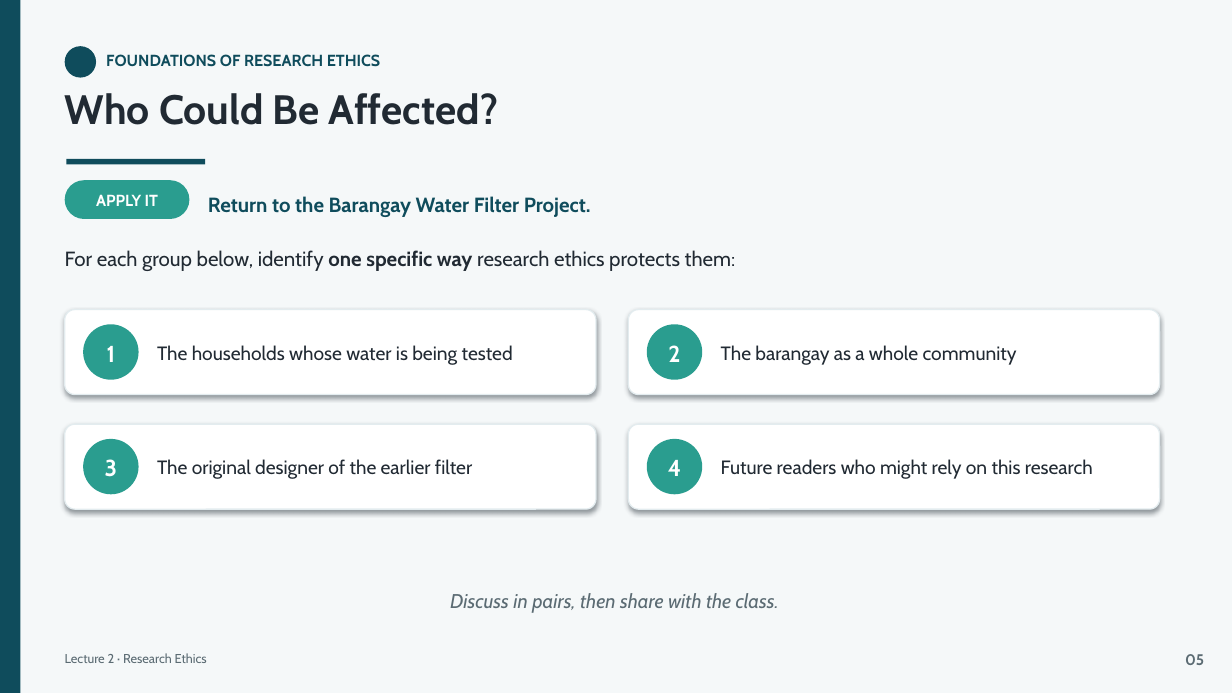
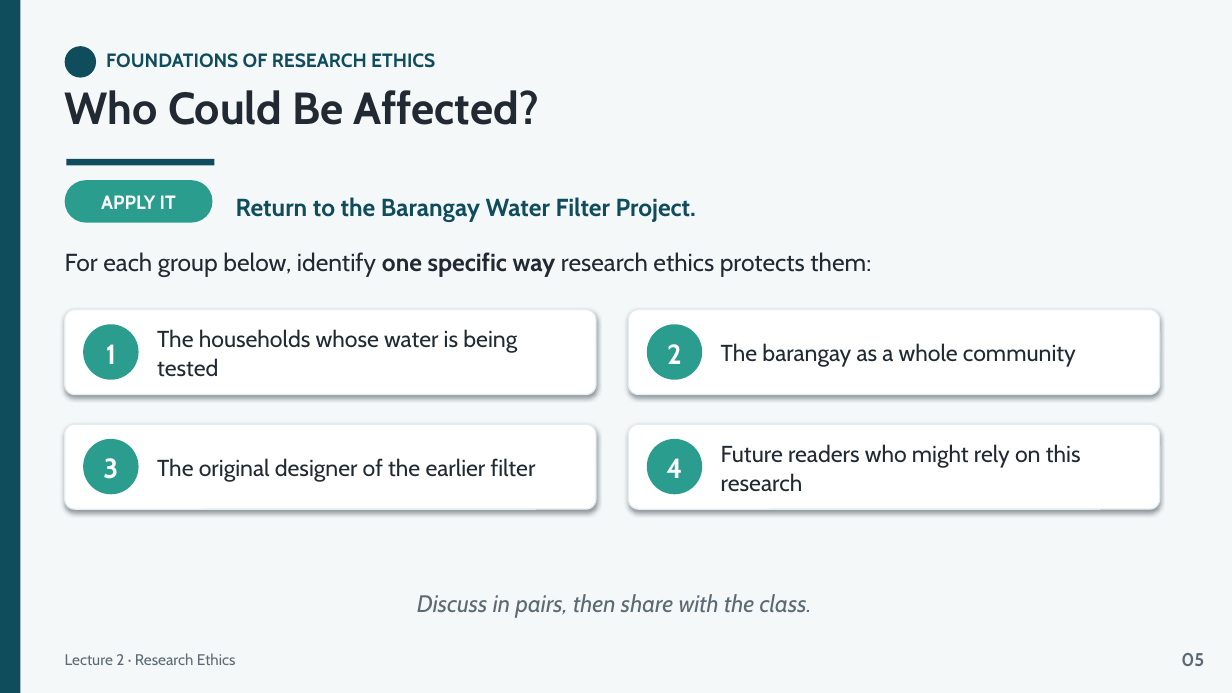
Before and after one commit to lestojas/physics, a slide deck: slide 7 of Lecture2-Research-Ethics.pptx. Drawn at 1232x693 pixels with LibreOffice and Linux fonts; fonts in the diff are those of the drawing. Boxes give left, top, right and bottom in pixels: in the first picture for what was removed or moved away, otherwise in the second. Text is boxed around its words. In the diff, an @@ line names an element or a change of style, - is before the commit and + after.

```diff
--- a/Lecture2-Research-Ethics.pptx
+++ b/Lecture2-Research-Ethics.pptx
@@ text "FOUNDATIONS OF RESEARCH ETHICS" at <box>106,53,435,68</box>: size 12.5 to 15 pt @@
@@ text "Who Could Be Affected?" at <box>65,90,539,125</box>: size 32 to 35 pt @@
@@ rectangle: place and size @@
-rectangle at <box>67,159,205,165</box>
+rectangle at <box>67,159,214,165</box>
@@ rounded rectangle "APPLY IT" at <box>65,180,213,223</box>: size 12.5 to 15 pt @@
@@ rounded rectangle "APPLY IT": place and size @@
-rounded rectangle "APPLY IT" at <box>65,180,189,219</box>
+rounded rectangle "APPLY IT" at <box>65,180,213,223</box>
@@ text "Return to the Barangay Water ..." at <box>236,197,696,222</box>: size 16 to 19.2 pt @@
@@ text "Return to the Barangay Water ...": place and size @@
-text "Return to the Barangay Water ..." at <box>208,196,591,217</box>
+text "Return to the Barangay Water ..." at <box>236,197,696,222</box>
@@ text "For each group below, identify ..." at <box>65,252,871,276</box>: size 16 to 19.2 pt @@
@@ size 18 to 21.6 pt in 4 elements at <box>106,344,116,364</box>, <box>667,344,682,364</box>, <box>103,458,118,479</box>, <box>666,458,682,478</box> @@
@@ size 15 to 18 pt in 4 elements at <box>157,329,517,377</box>, <box>721,343,1076,367</box>, <box>157,458,536,482</box>, <box>721,444,1081,492</box> @@
@@ text "Discuss in pairs, then share ..." at <box>417,594,812,618</box>: size 15.5 to 18.6 pt @@
@@ text "Lecture 2 · Research Ethics" at <box>65,653,235,665</box>: size 10 to 12 pt @@
@@ text "05" at <box>1181,653,1204,666</box>: size 12 to 14.4 pt @@
```
Also in this commit, not shown: 29 other slides changed, 1 other file.
